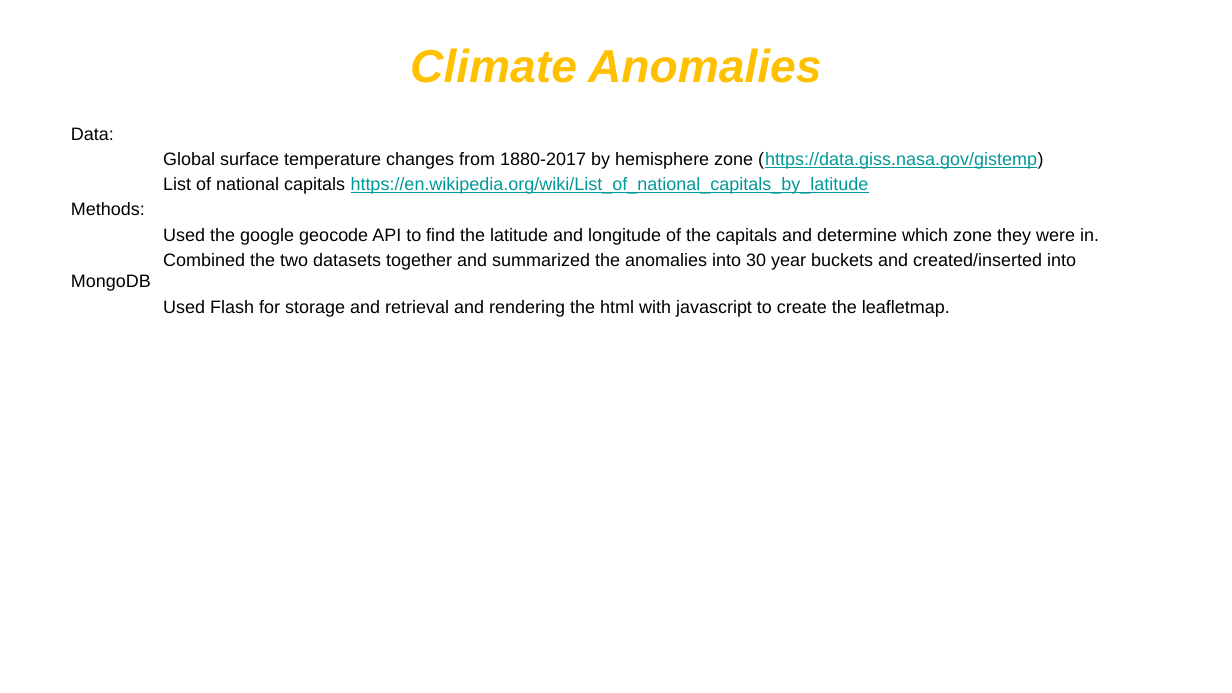
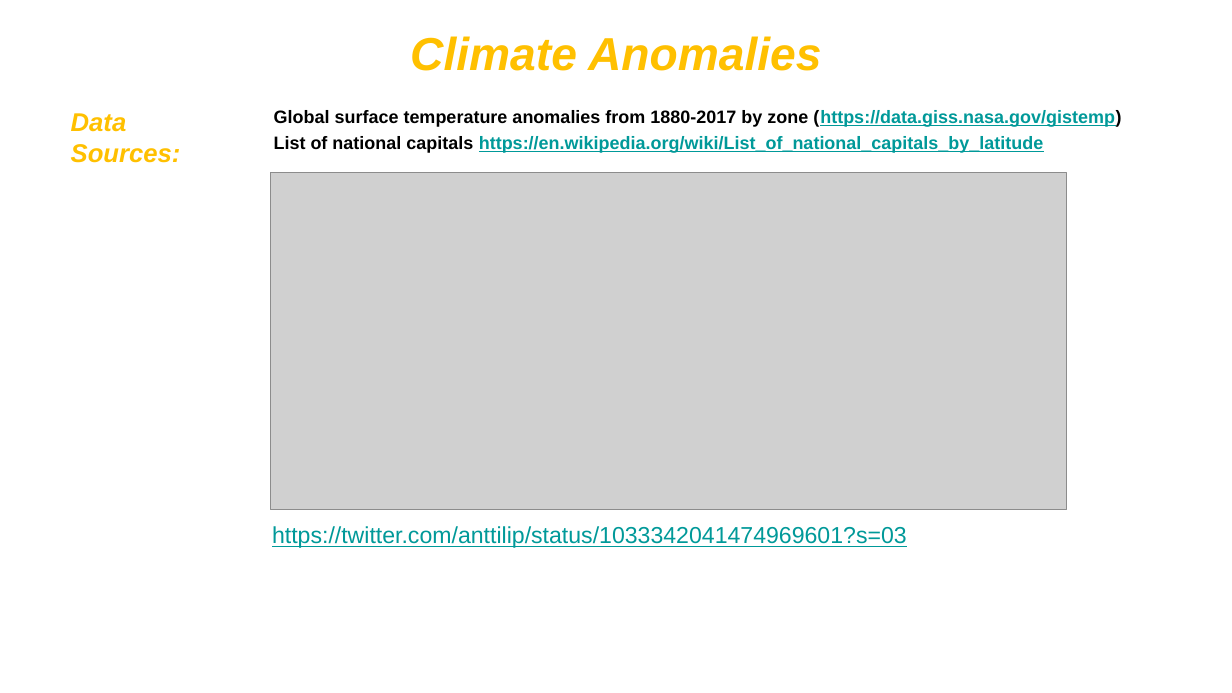
Before and after one commit to Sdailey40/ClimateChange, a slide deck: slide 2 of Climate Change.pptx. Drawn at 1232x693 pixels with LibreOffice and Linux fonts; fonts in the diff are those of the drawing; grey boxes stand for pictures; background and template pictures are left out. Boxes give left, top, right and bottom in pixels: in the first picture for what was removed or moved away, otherwise in the second. Text is boxed around its words. In the diff, an @@ line names an element or a change of style, - is before the commit and + after.

```diff
--- a/Climate Change.pptx
+++ b/Climate Change.pptx
@@ title "Climate Anomalies": place and size @@
-title "Climate Anomalies" at box(410, 48, 821, 83)
+title "Climate Anomalies" at box(410, 36, 821, 71)
@@ text added at box(71, 113, 181, 163), 20 pt, text #FFC000, bold, italic @@
+Data Sources:
@@ text "Global surface temperature anomalies from ...": place and size @@
-text "Global surface temperature anomalies from ..." at box(71, 127, 1099, 317)
+text "Global surface temperature anomalies from ..." at box(274, 110, 1121, 153)
@@ text at box(274, 110, 1121, 127): text changed; bold on @@
-Data:
-Global surface temperature changes from 1880-2017 by hemisphere zone (https://data.giss.nasa.gov/gistemp)
+Global surface temperature anomalies from 1880-2017 by zone (https://data.giss.nasa.gov/gistemp)
@@ text at box(274, 136, 1044, 153): bold on in "List of national capitals https://en.wikipedia.org/wiki/List ..." @@
@@ picture added at box(271, 173, 1067, 510) @@
@@ text at box(71, 202, 1099, 317): paragraphs removed @@
-Methods:
-Used the google geocode API to find the latitude and longitude of the capitals and determine which zone they were in.
-Combined the two datasets together and summarized the anomalies into 30 year buckets and created/inserted into MongoDB
-Used Flash for storage and retrieval and rendering the html with javascript to create the leafletmap.
@@ rectangle added at box(262, 535, 1232, 535), fill #FFFFFF, 18 pt, text #009999, underline @@
+https://twitter.com/anttilip/status/1033342041474969601?s=03
```
Also in this commit, not shown: 1 other slide changed, 2 slides added, 4 other files.
